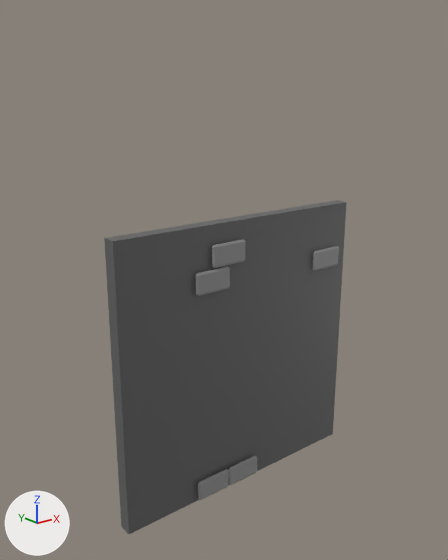
An edit to the FBX model Assets/Models/wallEmpty.fbx, drawn before and after from the same camera.
The view is the same before and after, from a 50 mm lens placed at (-7.96, -9.39, 8.54), pointed at (-0.31, 0.18, 4.72). The axes (+X, +Y, +Z) are drawn at lower left. The lights are the same throughout.

Objects in the first picture: 'Wall Emptier'.
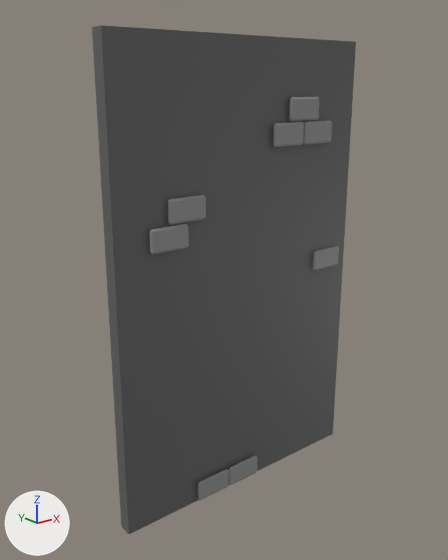
Commit message: Made Walls Taller
Much taller walls

Location of each change, (x1, y1, x2, y2) in pixels of the pictures (448 x 560 px; the box of a moved part takes in the faces that stretch with it):
'Wall Emptier', reshaped (9% wider, 52% taller): before (104, 200, 346, 534); after (92, 25, 356, 534)
part 1 of me_cube_001, added: after (273, 122, 304, 147)
part 2 of me_cube_001, added: after (303, 121, 332, 145)
part 3 of me_cube_001, added: after (289, 97, 319, 121)
part 4 of me_cube_001, moved or reshaped: before (104, 200, 346, 297); after (92, 25, 356, 297)

What changed in the scene script:
```text
Change me_cube_001:
    used by ob_wall_emptier; location = (0.0, 0.0, 0.0)
    remove me_cube_001.from_pydata(...)  # 108 vertices, 91 faces; spans x -3.0..3.0, y -0.27..0.15, z 0.01..6.01
    add me_cube_001.from_pydata(...)  # 168 vertices, 142 faces; spans x -3.0..3.0, y -0.27..0.15, z 0.01..9.43
    me_cube_001 part 1: the loose piece of 20 vertices spanning x -0.93..-0.11, y -0.27..-0.23, z 5.18..5.63 is copied, and the copy is moved by (1.53, 0.0, 2.21); it spans x 0.6..1.43, y -0.27..-0.23, z 7.39..7.84
    me_cube_001 part 2: the loose piece of 20 vertices spanning x 1.89..2.71, y -0.27..-0.23, z 4.59..5.05 is copied, and the copy is moved by (-0.44, 0.0, 2.79); it spans x 1.44..2.27, y -0.27..-0.23, z 7.39..7.84
    me_cube_001 part 3: the loose piece of 20 vertices spanning x 1.89..2.71, y -0.27..-0.23, z 4.59..5.05 is copied, and the copy is moved by (-0.87, 0.0, 3.28); it spans x 1.02..1.84, y -0.27..-0.23, z 7.87..8.33
    me_cube_001 part 4
    4 vertices are removed from x -3.0..3.0, y -0.15..0.15, z 6.01
    5 faces are deleted
    20 vertices in x -1.33..-0.89, y -0.27..-0.23, z 4.69..5.63 move by (-0.99, 0.0, 0.99)
    20 vertices in x -0.55..-0.11, y -0.27..-0.23, z 4.69..5.63 move by (-0.98, 0.0, 0.99)
    4 vertices are added at (-3.0, -0.15, 9.43), (-3.0, 0.15, 9.43), (3.0, -0.15, 9.43), (3.0, 0.15, 9.43)
    5 new faces join them, mat_material_001 (dark grey #616161)
```
